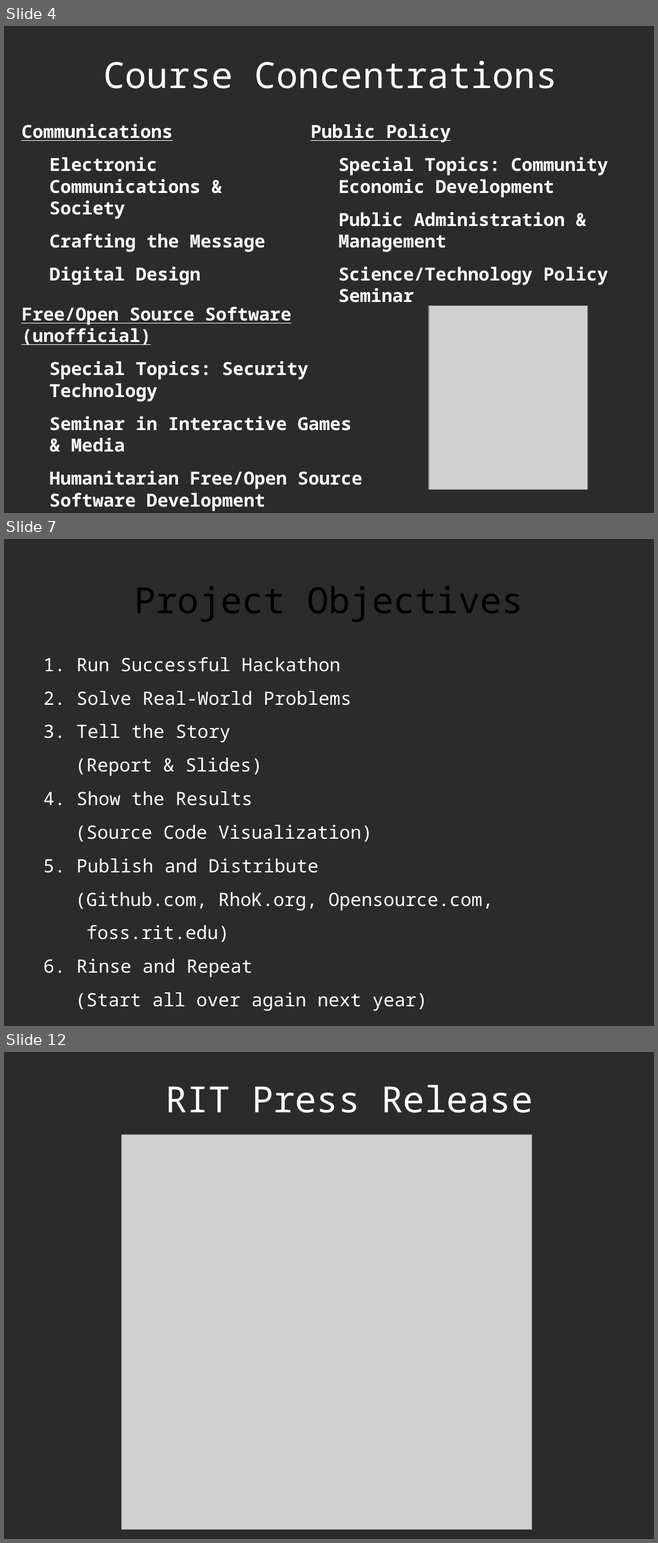
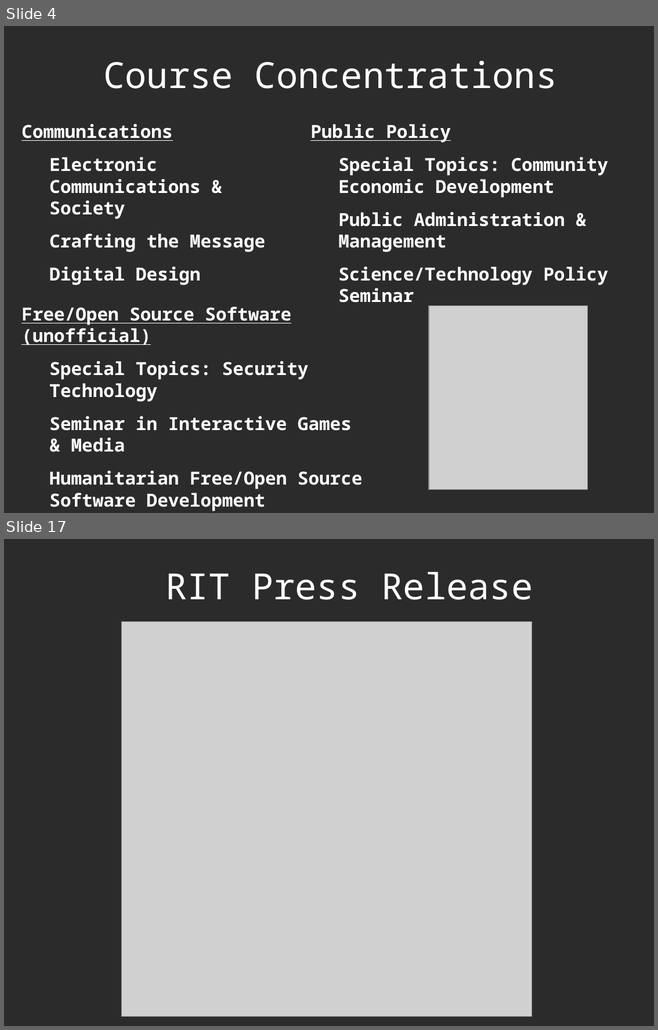
Before and after one commit to decause/RITCapstone, a slide deck: capstone-remy-preso.odp. Shown one above the other, each under a label of ours: slides 4, 7 and 12 before the commit, slides 4 and 17 after it; the slides between them are not shown. The pictures are 658x1543 and 658x1030 pixels, drawn with LibreOffice and Linux fonts; fonts in the diff are those of the drawing; grey boxes stand for pictures; background and template pictures are left out; a plain dark background stands for a picture behind light text. Boxes give left, top, right and bottom in pixels: in the first picture for what was removed or moved away, otherwise in the second. Text is boxed around its words. In the diff, an @@ line names an element or a change of style, - is before the commit and + after.

```diff
--- a/capstone-remy-preso.odp
+++ b/capstone-remy-preso.odp
@@ slide 7 removed at (4,539,654,1026), background picture (left out) @@
@@ title removed at (134,586,523,622) @@
-Project Objectives
@@ text removed at (75,657,493,1011) @@
-1. Run Successful Hackathon
-2. Solve Real-World Problems
-3. Tell the Story
-(Report & Slides)
-1. Show the Results
-(Source Code Visualization)
-1. Publish and Distribute
-(Github.com, RhoK.org, Opensource.com,
-foss.rit.edu)
-1. Rinse and Repeat
-(Start all over again next year)
@@ what was slide 12 is now slide 17 @@
```
Also in this commit, not shown: 17 slides changed, 10 slides added, 4 other slides removed.
